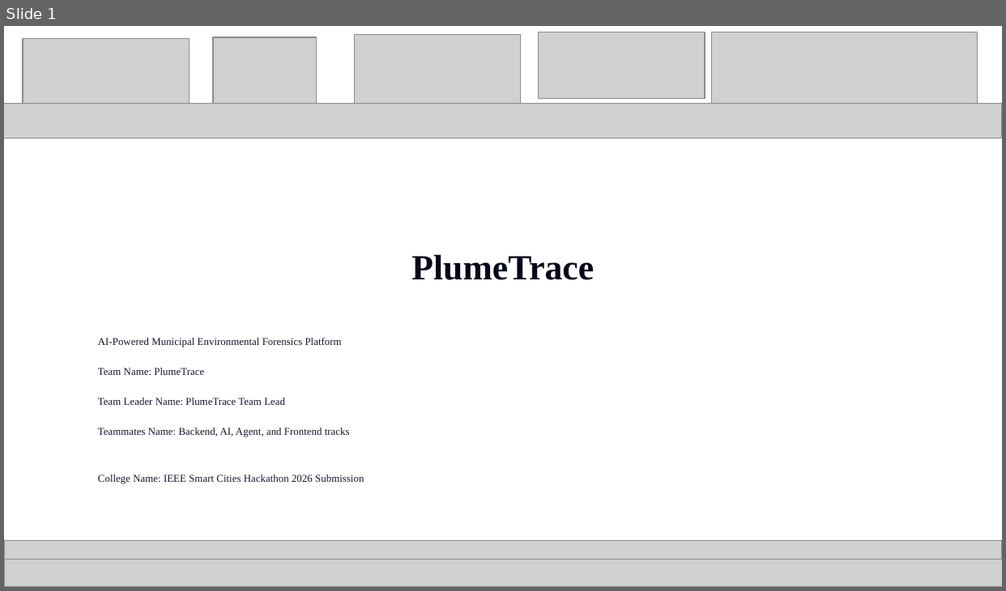
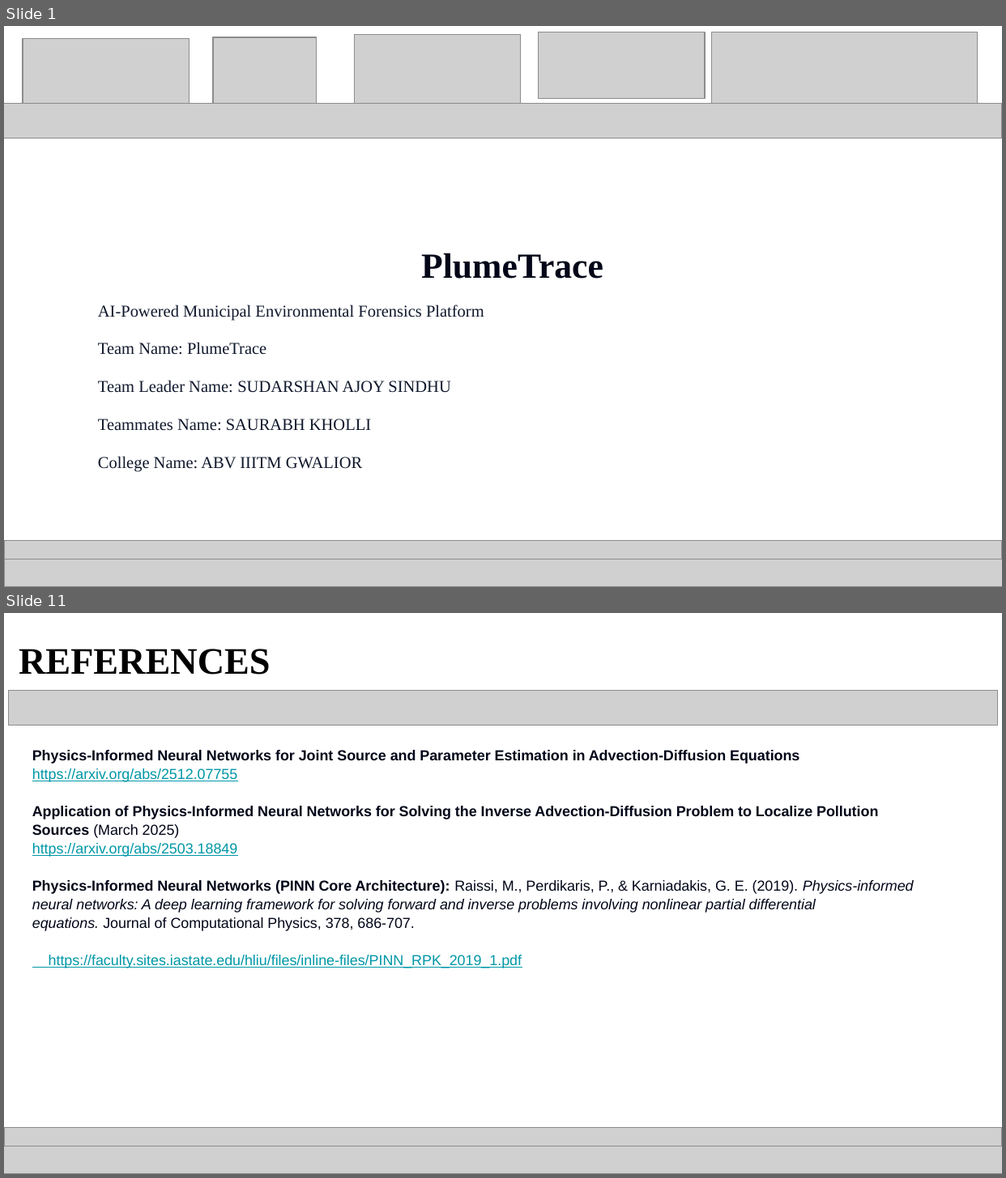
Before and after one commit to sudu787/Plumetrace, a slide deck: PlumeTrace_SmartAIthon_2026_Round1_Filled.pptx. Shown one above the other, each under a label of ours: slide 1 before the commit, slides 1 and 11 after it; the slides between them are not shown. The pictures are 1006x591 and 1006x1178 pixels, drawn with LibreOffice and Linux fonts; fonts in the diff are those of the drawing; grey boxes stand for pictures. Boxes give left, top, right and bottom in pixels: in the first picture for what was removed or moved away, otherwise in the second. Text is boxed around its words. In the diff, an @@ line names an element or a change of style, - is before the commit and + after.

Commit message:
Finalizing PlumeTrace project architecture, 4D PINN integration, and presentations

```diff
--- a/PlumeTrace_SmartAIthon_2026_Round1_Filled.pptx
+++ b/PlumeTrace_SmartAIthon_2026_Round1_Filled.pptx
@@ slide 11 added at [4,613,1002,1174], background #FFFFFF @@
@@ title added at [19,649,270,675], 27 pt, text #000000, bold @@
+REFERENCES
@@ picture added at [9,691,998,726] @@
@@ title added at [32,750,914,969], 10.5 pt, text #020618 @@
+Physics-Informed Neural Networks for Joint Source and Parameter Estimation in Advection-Diffusion Equations
+https://arxiv.org/abs/2512.07755
+Application of Physics-Informed Neural Networks for Solving the Inverse Advection-Diffusion Problem to Localize Pollution Sources (March 2025)
+https://arxiv.org/abs/2503.18849
+Physics-Informed Neural Networks (PINN Core Architecture): Raissi, M., Perdikaris, P., & Karniadakis, G. E. (2019). Physics-informed neural networks: A deep learning framework for solving forward and inverse problems involving nonlinear partial differential equations. Journal of Computational Physics, 378, 686-707.
+https://faculty.sites.iastate.edu/hliu/files/inline-files/PINN_RPK_2019_1.pdf
@@ picture added at [4,1128,1002,1151] @@
@@ picture added at [4,1147,1002,1174] @@
@@ slide 1 changed as well @@
@@ title "PlumeTrace": place and size @@
-title "PlumeTrace" at [411,254,594,280]
+title "PlumeTrace" at [421,253,603,279]
@@ subtitle "AI-Powered Municipal Environmental Forensics Platform": place and size @@
-subtitle "AI-Powered Municipal Environmental Forensics Platform" at [98,338,364,484]
+subtitle "AI-Powered Municipal Environmental Forensics Platform" at [98,305,484,472]
@@ subtitle at [98,305,484,355]: size 7.5 to 12 pt in "AI-Powered Municipal Environmental Forensics Platform", "Team Name: PlumeTrace" @@
@@ subtitle at [98,380,450,472]: text changed; size 7.5 to 12 pt @@
-Team Leader Name: PlumeTrace Team Lead
-Teammates Name: Backend, AI, Agent, and Frontend tracks
-College Name: IEEE Smart Cities Hackathon 2026 Submission
+Team Leader Name: SUDARSHAN AJOY SINDHU
+Teammates Name: SAURABH KHOLLI
+College Name: ABV IIITM GWALIOR
```
Also in this commit, not shown: 9 other slides changed, 1 slide removed, 16 other files.
